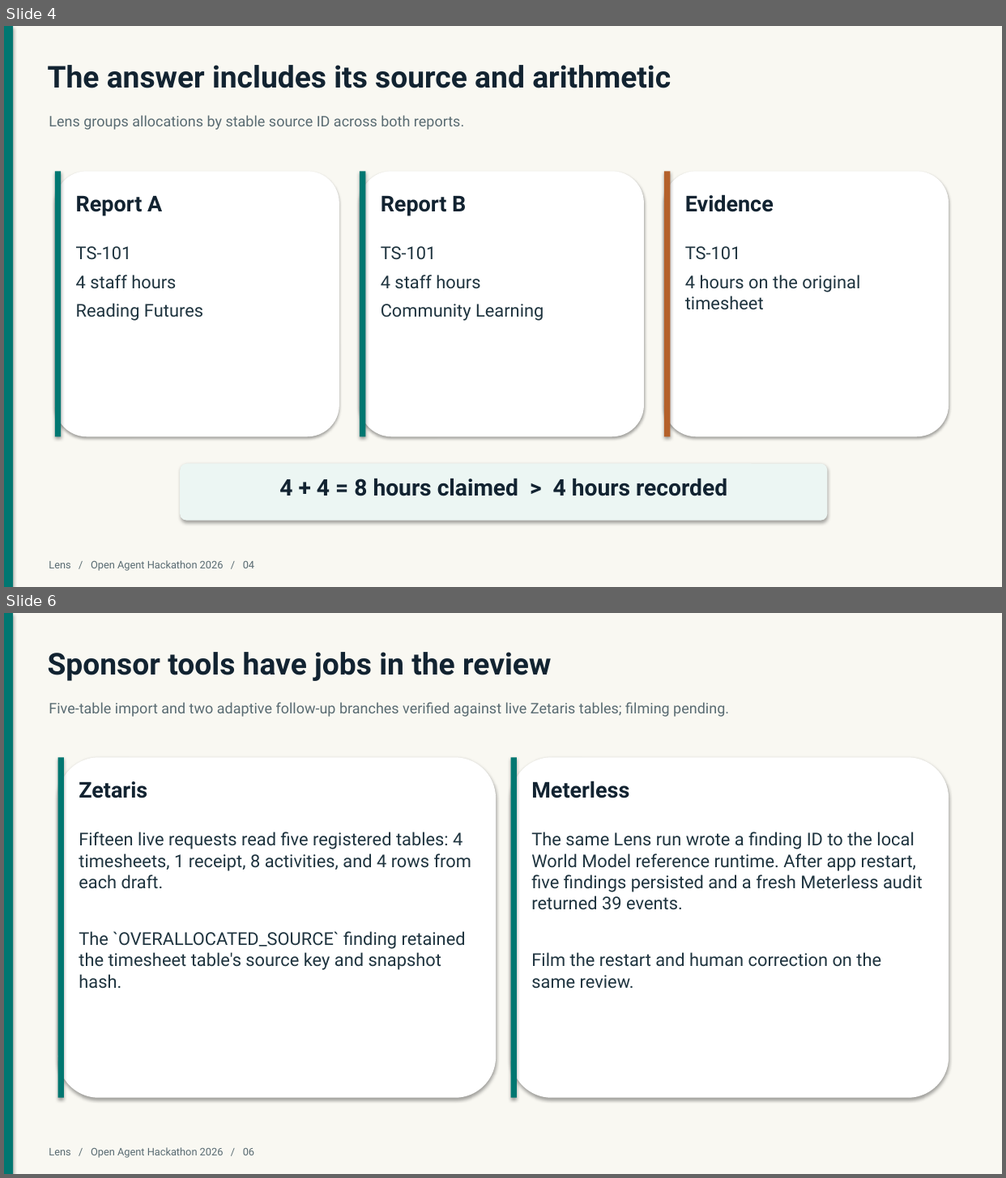
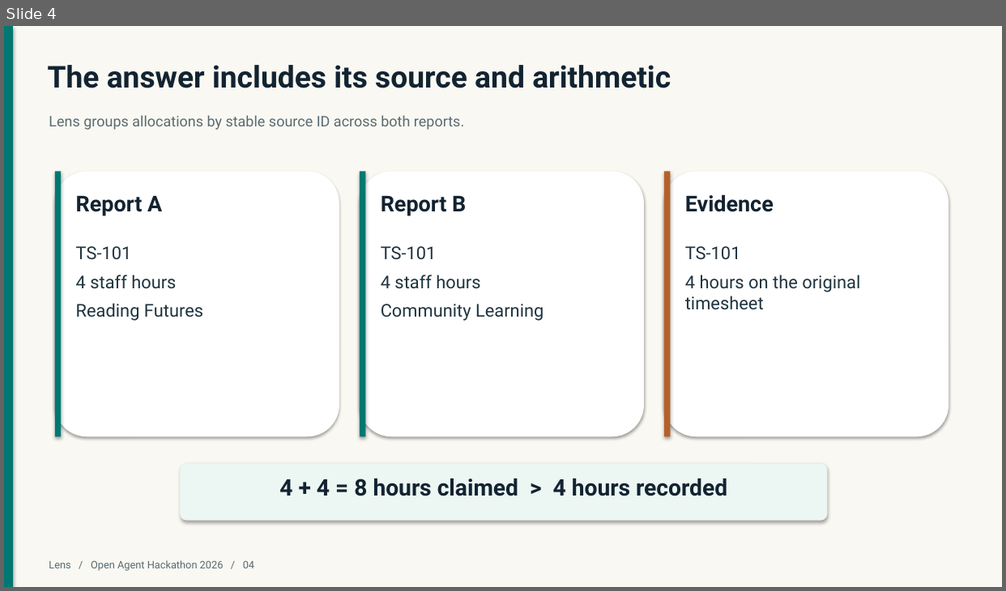
Before and after one commit to Techkeyy/lens-grant-review, a slide deck: docs/Lens_Open_Agent_Hackathon_2026.pptx. Shown one above the other, each under a label of ours: slides 4 and 6 before the commit, slide 4 after it; the slides between them are not shown. The pictures are 1006x1178 and 1006x591 pixels, drawn with LibreOffice and Linux fonts; fonts in the diff are those of the drawing. Boxes give left, top, right and bottom in pixels: in the first picture for what was removed or moved away, otherwise in the second. Text is boxed around its words. In the diff, an @@ line names an element or a change of style, - is before the commit and + after.

Commit message:
Document sponsor proof and add bounded Nightshift routing

```diff
--- a/docs/Lens_Open_Agent_Hackathon_2026.pptx
+++ b/docs/Lens_Open_Agent_Hackathon_2026.pptx
@@ slide 6 removed at (4,613,1002,1174), background #F9F8F2 @@
@@ rectangle removed at (4,613,13,1174) @@
@@ text removed at (48,652,551,681) @@
-Sponsor tools have jobs in the review
@@ text removed at (49,702,729,717) @@
-Five-table import and two adaptive follow-up branches verified against live Zetaris tables; filming pending.
@@ rounded rectangle removed at (58,757,496,1098) @@
@@ rectangle removed at (58,757,64,1098) @@
@@ rounded rectangle removed at (511,757,948,1098) @@
@@ rectangle removed at (511,757,517,1098) @@
@@ text removed at (79,781,147,798) @@
-Zetaris
@@ text removed at (531,781,629,798) @@
-Meterless
@@ text removed at (79,832,471,989) @@
-Fifteen live requests read five registered tables: 4 timesheets, 1 receipt, 8 activities, and 4 rows from each draft.
-The `OVERALLOCATED_SOURCE` finding retained the timesheet table's source key and snapshot hash.
@@ text removed at (531,832,923,989) @@
-The same Lens run wrote a finding ID to the local World Model reference runtime. After app restart, five findings persisted and a fresh Meterless audit returned 39 events.
-Film the restart and human correction on the same review.
@@ text removed at (49,1148,254,1158) @@
-Lens / Open Agent Hackathon 2026 / 06
```
Also in this commit, not shown: 2 slides changed, 2 slides added, 1 other slide removed, 17 other files.
